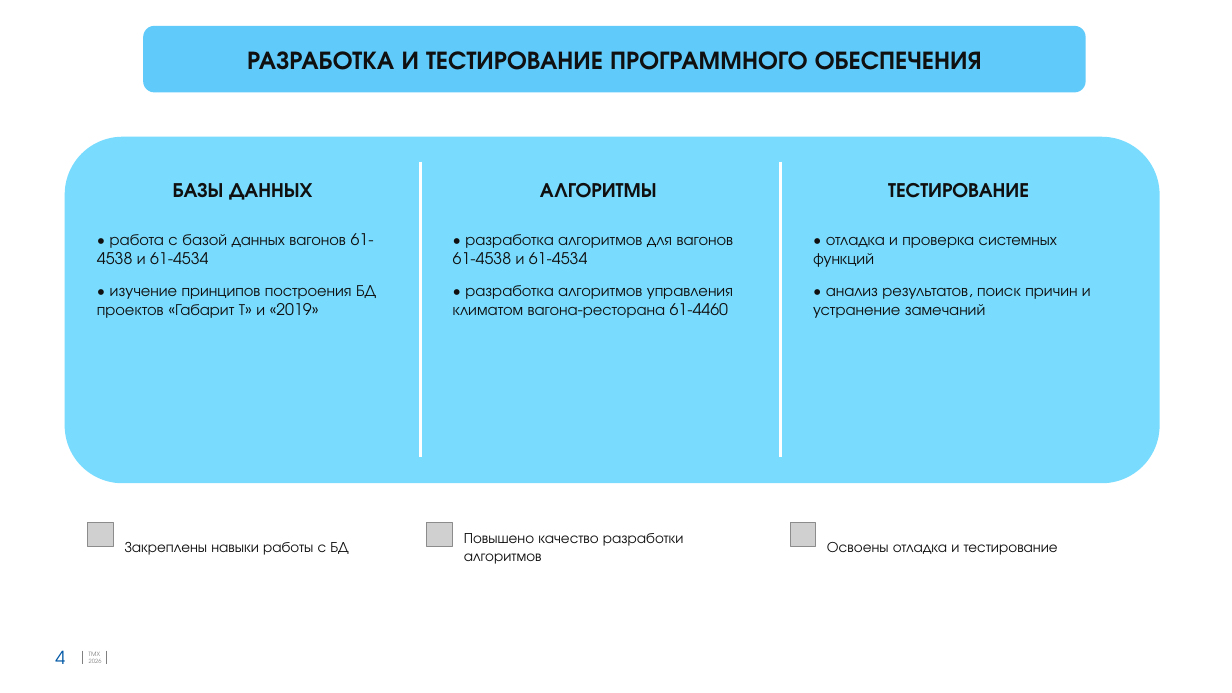
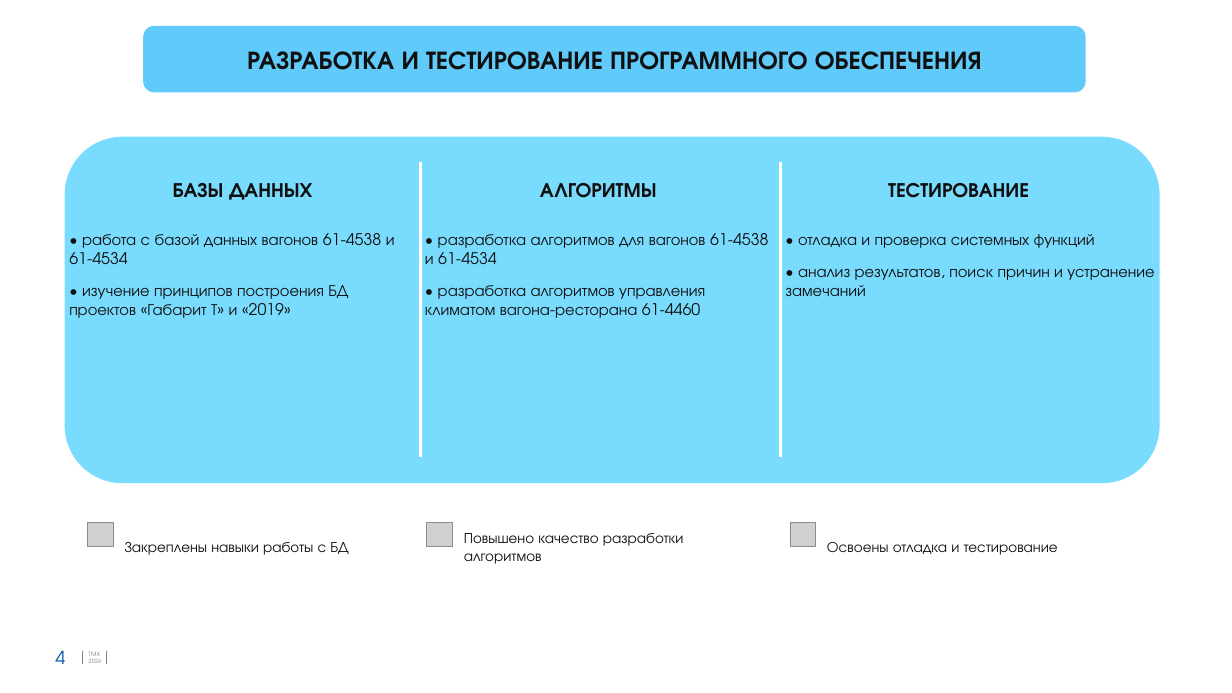
Before and after one commit to PoetOrpheus/docssss, a slide deck: slide 4 of Отчёт_по_наставничеству_Девяткин_Д.А..pptx. Drawn at 1232x693 pixels with LibreOffice and Linux fonts; fonts in the diff are those of the drawing; grey boxes stand for pictures; background and template pictures are left out. Boxes give left, top, right and bottom in pixels: in the first picture for what was removed or moved away, otherwise in the second. Text is boxed around its words. In the diff, an @@ line names an element or a change of style, - is before the commit and + after.

```diff
--- a/Отчёт_по_наставничеству_Девяткин_Д.А..pptx
+++ b/Отчёт_по_наставничеству_Девяткин_Д.А..pptx
@@ text "• работа с базой данных ..." rewrapped from box(97, 233, 376, 318) to box(69, 233, 395, 318) @@
@@ text "• разработка алгоритмов для вагонов ..." rewrapped from box(453, 234, 734, 318) to box(425, 233, 769, 318) @@
@@ text "• отладка и проверка системных ..." rewrapped from box(813, 236, 1091, 318) to box(785, 234, 1154, 296) @@
```
Also in this commit, not shown: 5 other slides changed.
